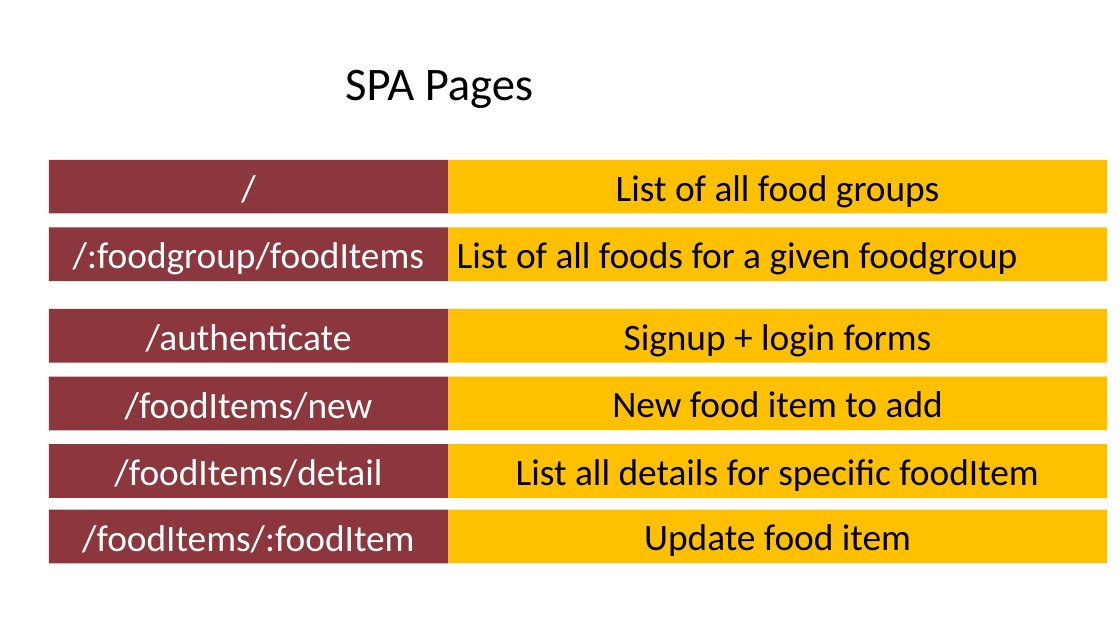
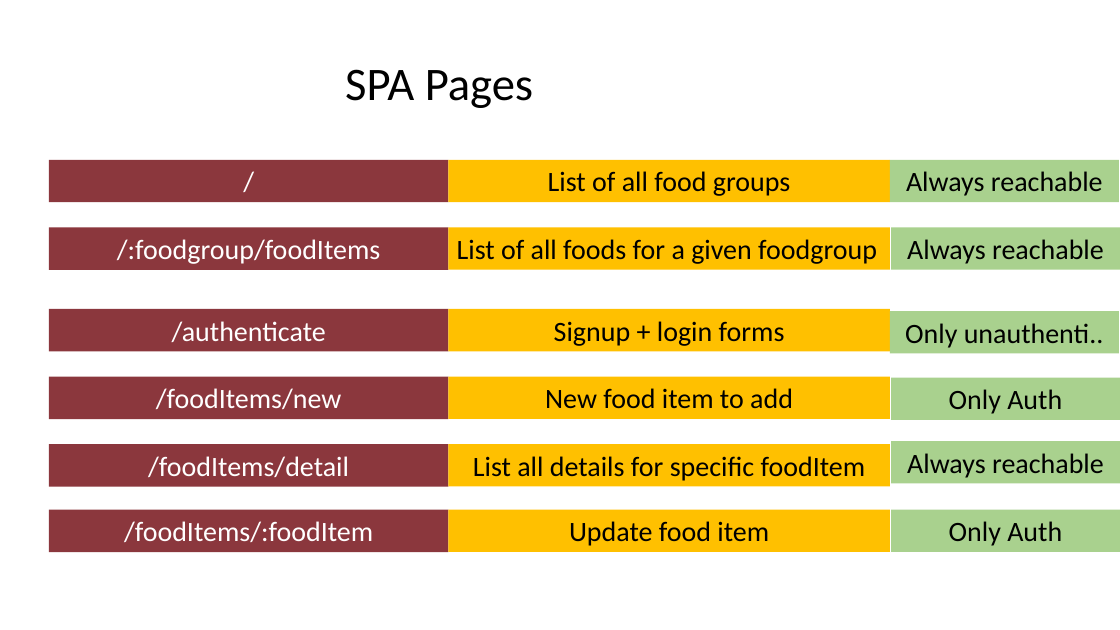
Before and after one commit to aunyamukherjee/friendly-fridge, a slide deck: slide 8 of wireframes/wireframes.pptx. Drawn at 1120x630 pixels with LibreOffice and Linux fonts; fonts in the diff are those of the drawing. Boxes give left, top, right and bottom in pixels: in the first picture for what was removed or moved away, otherwise in the second. Text is boxed around its words. In the diff, an @@ line names an element or a change of style, - is before the commit and + after.

Commit message:
Added DataModel details

```diff
--- a/wireframes/wireframes.pptx
+++ b/wireframes/wireframes.pptx
@@ size 32 to 24 pt in 12 elements at bbox=[49, 228, 448, 270], bbox=[49, 376, 448, 418], bbox=[49, 444, 448, 486], bbox=[49, 510, 448, 552], bbox=[49, 309, 448, 351], bbox=[449, 160, 891, 202], bbox=[449, 228, 891, 270], bbox=[449, 376, 891, 418], bbox=[449, 444, 891, 486], bbox=[449, 510, 891, 552], bbox=[449, 309, 891, 351], bbox=[49, 160, 448, 202] @@
@@ rectangle "/": place and size @@
-rectangle "/" at bbox=[49, 160, 448, 213]
+rectangle "/" at bbox=[49, 160, 448, 202]
@@ rectangle "List of all food groups": place and size @@
-rectangle "List of all food groups" at bbox=[449, 160, 1107, 213]
+rectangle "List of all food groups" at bbox=[449, 160, 891, 202]
@@ rectangle added at bbox=[890, 160, 1119, 202], fill #A9D18E, 24 pt, text #000000 @@
+Always reachable
@@ rectangle "/:foodgroup/foodItems": place and size @@
-rectangle "/:foodgroup/foodItems" at bbox=[49, 228, 448, 281]
+rectangle "/:foodgroup/foodItems" at bbox=[49, 228, 448, 270]
@@ rectangle "List of all foods for ...": place and size @@
-rectangle "List of all foods for ..." at bbox=[449, 228, 1107, 281]
+rectangle "List of all foods for ..." at bbox=[449, 228, 891, 270]
@@ rectangle added at bbox=[891, 228, 1120, 270], fill #A9D18E, 24 pt, text #000000 @@
+Always reachable
@@ rectangle "/authenticate": place and size @@
-rectangle "/authenticate" at bbox=[49, 309, 448, 363]
+rectangle "/authenticate" at bbox=[49, 309, 448, 351]
@@ rectangle "Signup + login forms": place and size @@
-rectangle "Signup + login forms" at bbox=[449, 309, 1107, 363]
+rectangle "Signup + login forms" at bbox=[449, 309, 891, 351]
@@ rectangle added at bbox=[890, 311, 1119, 353], fill #A9D18E, 24 pt, text #000000 @@
+Only unauthenti..
@@ rectangle "/foodItems/new": place and size @@
-rectangle "/foodItems/new" at bbox=[49, 376, 448, 430]
+rectangle "/foodItems/new" at bbox=[49, 376, 448, 418]
@@ rectangle "New food item to add": place and size @@
-rectangle "New food item to add" at bbox=[449, 376, 1107, 430]
+rectangle "New food item to add" at bbox=[449, 376, 891, 418]
@@ rectangle added at bbox=[891, 378, 1120, 420], fill #A9D18E, 24 pt, text #000000 @@
+Only Auth
@@ rectangle "/foodItems/detail": place and size @@
-rectangle "/foodItems/detail" at bbox=[49, 444, 448, 498]
+rectangle "/foodItems/detail" at bbox=[49, 444, 448, 486]
@@ rectangle "List all details for specific ...": place and size @@
-rectangle "List all details for specific ..." at bbox=[449, 444, 1107, 498]
+rectangle "List all details for specific ..." at bbox=[449, 444, 891, 486]
@@ rectangle added at bbox=[891, 441, 1120, 483], fill #A9D18E, 24 pt, text #000000 @@
+Always reachable
@@ rectangle "/foodItems/:foodItem": place and size @@
-rectangle "/foodItems/:foodItem" at bbox=[49, 510, 448, 564]
+rectangle "/foodItems/:foodItem" at bbox=[49, 510, 448, 552]
@@ rectangle "Update food item": place and size @@
-rectangle "Update food item" at bbox=[449, 510, 1107, 564]
+rectangle "Update food item" at bbox=[449, 510, 891, 552]
@@ rectangle added at bbox=[891, 510, 1120, 552], fill #A9D18E, 24 pt, text #000000 @@
+Only Auth
```
Also in this commit, not shown: 1 other slide changed, 2 slides added.
